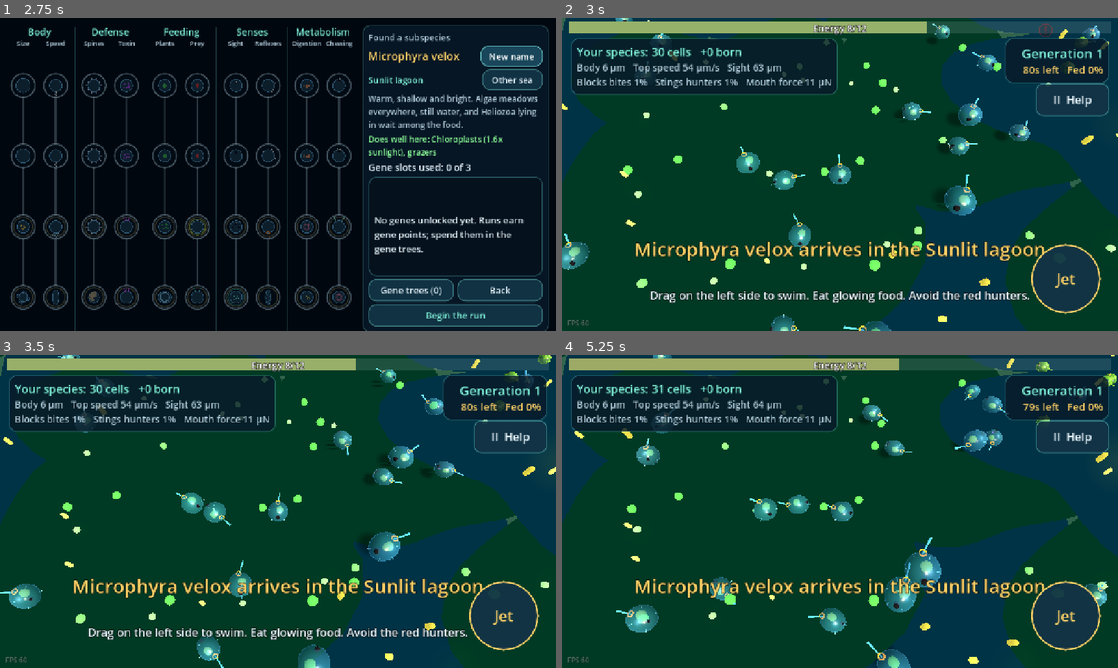
Above: before the commit, frames 1-4 (two rows, left to right).
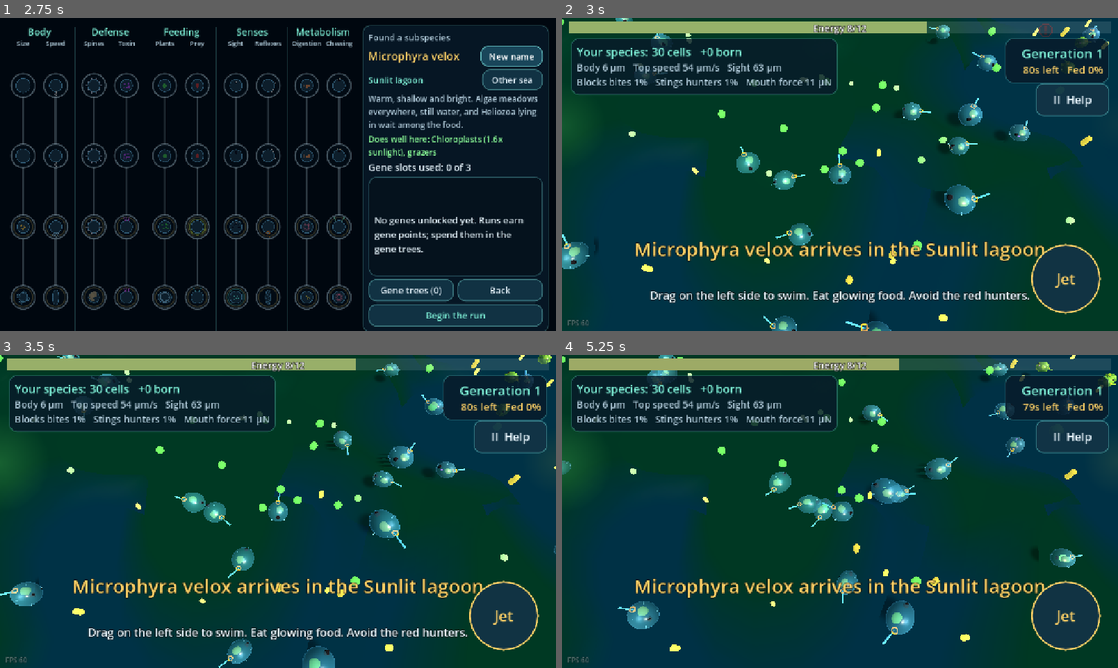
Above: after the commit, the same moments.

Repository: drag0nblad3/Sporelike-
Game: Godot game, scene res://scenes/main.tscn
The game is run twice, just before and just after one commit, with the same random seed, the same clock (stepped at 60 frames per second) and the same inputs.
Inputs (mouse positions are in pixels of both pictures, inside the frame that each line leads up to):
- Up to frame 1 (2.75 s): click "New subspecies" at 0.5 s; click "New name" at 1.25 s; click "New name" at 2 s
- Up to frame 2 (3 s): click "Begin the run" at 2.75 s
- Up to frame 3 (3.5 s): no input
- Up to frame 4 (5.25 s): click "II Help" at 3.5 s; click "Resume" at 4.25 s; move the mouse to (962, 495) at 5.02 s; hold Right (ui_right) from 5.03 s (still down); tap Q at 5.1 s; click (962, 495) at 5.17 s

Frame 1 is identical in both runs. In frame 2, 21% of the frame differs, in the area x 0-100%, y 0-100%; in frame 3, 23%; in frame 4, 25%.

Commit message:
Blur sea region borders and food patch edges
Sea floor colour, water, light and sun now fade across region borders
(SeaBlend averages the seas over a disc around each point), and spawns
near a border (food kinds, plants, rocks, marine snow, currents) mix
both seas. Food patch floors get a see-through rim that fades past
their edge instead of ending in a hard line (FloorBlob).

Co-Authored-By: Claude Opus 5.5 <noreply@anthropic.com>
Claude-Session: https://claude.ai/code/session_01LRZhx4nRJaf5TEK9LzaD5P

Diff:
--- a/scripts/world/arena.gd
+++ b/scripts/world/arena.gd
@@ -2,7 +2,8 @@
 extends Node3D
 ## The ocean around everything: background colour, ambient light and the
 ## sun. They start in the colours of the run's starting Sea and blend
-## toward the sea around the player (follow). The sea floor itself is
+## toward the seas around the player (follow, SeaBlend), fading softly
+## across region borders. The sea floor itself is
 ## drawn chunk by chunk by WorldChunk.
 
 ## How fast the colours blend into a new sea, per second.
@@ -42,7 +43,7 @@
 	_check -= delta
 	if _check <= 0.0:
 		_check = CHECK_INTERVAL
-		_target = SeaMap.at(p)
+		_target = SeaBlend.at(p)
 	var t := clampf(BLEND_RATE * delta, 0.0, 1.0)
 	_env.background_color = _env.background_color.lerp(_target.water, t)
 	_env.ambient_light_color = _env.ambient_light_color.lerp(_target.ambient, t)
--- a/scripts/world/chunk_generator.gd
+++ b/scripts/world/chunk_generator.gd
@@ -64,7 +64,7 @@
 		for gy in GRID:
 			var at := origin + (Vector2(gx, gy) + Vector2(0.5, 0.5)) * cell
 			at += Vector2(rng.randf_range(-1, 1), rng.randf_range(-1, 1)) * cell * JITTER
-			var sea := SeaMap.at(at)
+			var sea := SeaBlend.mixed(at)
 			if _gaps.get_noise_2d(at.x, at.y) < sea.gap_below:
 				continue
 			var kind := _pick_kind(at, sea, rng)
--- a/scripts/world/current_field.gd
+++ b/scripts/world/current_field.gd
@@ -36,7 +36,7 @@
 	var list: Array[CurrentStream] = []
 	var rng := RandomNumberGenerator.new()
 	rng.seed = hash([world_seed, coord.x, coord.y, "current"])
-	var sea := SeaMap.at((Vector2(coord) + Vector2(0.5, 0.5)) * ChunkGenerator.SIZE)
+	var sea := SeaBlend.mixed((Vector2(coord) + Vector2(0.5, 0.5)) * ChunkGenerator.SIZE)
 	if rng.randf() < sea.current_chance:
 		var size := ChunkGenerator.SIZE
 		var from := (Vector2(coord) + Vector2(rng.randf(), rng.randf())) * size
--- a/scripts/world/energy_sources.gd
+++ b/scripts/world/energy_sources.gd
@@ -2,7 +2,7 @@
 extends RefCounted
 ## Energy a cell makes without eating: Chloroplasts photosynthesize in
 ## sunlit algae meadows and Vent symbionts run on vent chemicals at shell
-## beds; the Sea a cell is in (SeaMap) makes either stronger or weaker.
+## beds; the seas around a cell (SeaBlend) make either stronger or weaker.
 ## Where a cell is gets checked a few times a second, not every frame, to
 ## stay cheap with a big population.
 
@@ -61,6 +61,6 @@
 	if org.ambient_timer <= 0.0:
 		org.ambient_timer = CHECK_INTERVAL
 		var at := org.flat_pos()
-		org.ambient_rate = rate(org.genome, kind_at(at, patches), SeaMap.at(at))
+		org.ambient_rate = rate(org.genome, kind_at(at, patches), SeaBlend.at(at))
 	if org.ambient_rate > 0.0:
 		org.absorb(org.ambient_rate * delta)
--- /dev/null
+++ b/scripts/world/floor_blob.gd
@@ -0,0 +1,96 @@
+class_name FloorBlob
+extends RefCounted
+## Builds the coloured floor under a food patch: a solid core following
+## the patch outline, ringed by a see-through rim that fades out past the
+## edge, so meadows, plankton water and trenches melt into the sand and
+## into each other instead of ending in a hard line. Materials are shared
+## per food kind.
+
+## Where the solid core stops and how far past the outline the rim fades,
+## as fractions of the outline's distance from the centre.
+const CORE := 0.85
+const FADE := 1.3
+
+static var _cores := {}
+static var _rims := {}
+
+
+static func build(patch: FoodPatch, y: float) -> MeshInstance3D:
+	var mid := Vector3(patch.center.x, y, patch.center.y)
+	var core := PackedVector3Array()
+	var outer := PackedVector3Array()
+	for p in patch.outline():
+		var out := Vector3(p.x, y, p.y) - mid
+		core.append(mid + out * CORE)
+		outer.append(mid + out * FADE)
+	var mesh := ArrayMesh.new()
+	_add_core(mesh, mid, core)
+	_add_rim(mesh, core, outer, patch.kind.floor_color)
+	mesh.surface_set_material(0, _core_material(patch.kind))
+	mesh.surface_set_material(1, _rim_material(patch.kind))
+	var blob := MeshInstance3D.new()
+	blob.mesh = mesh
+	return blob
+
+
+static func _add_core(mesh: ArrayMesh, mid: Vector3, edge: PackedVector3Array) -> void:
+	var st := SurfaceTool.new()
+	st.begin(Mesh.PRIMITIVE_TRIANGLES)
+	st.set_normal(Vector3.UP)
+	for i in edge.size():
+		st.add_vertex(mid)
+		st.add_vertex(edge[(i + 1) % edge.size()])
+		st.add_vertex(edge[i])
+	st.commit(mesh)
+
+
+static func _add_rim(mesh: ArrayMesh, inner: PackedVector3Array,
+		outer: PackedVector3Array, color: Color) -> void:
+	var solid := Color(color, 1.0)
+	var clear := Color(color, 0.0)
+	var st := SurfaceTool.new()
+	st.begin(Mesh.PRIMITIVE_TRIANGLES)
+	st.set_normal(Vector3.UP)
+	for i in inner.size():
+		var j := (i + 1) % inner.size()
+		_corner(st, inner[i], solid)
+		_corner(st, outer[j], clear)
+		_corner(st, outer[i], clear)
+		_corner(st, inner[i], solid)
+		_corner(st, inner[j], solid)
+		_corner(st, outer[j], clear)
+	st.commit(mesh)
+
+
+static func _corner(st: SurfaceTool, at: Vector3, color: Color) -> void:
+	st.set_color(color)
+	st.add_vertex(at)
+
+
+static func _core_material(kind: FoodKind) -> StandardMaterial3D:
+	if not _cores.has(kind.id):
+		var mat := _base(kind)
+		mat.albedo_color = kind.floor_color
+		_cores[kind.id] = mat
+	return _cores[kind.id]
+
+
+static func _rim_material(kind: FoodKind) -> StandardMaterial3D:
+	if not _rims.has(kind.id):
+		var mat := _base(kind)
+		mat.vertex_color_use_as_albedo = true
+		mat.vertex_color_is_srgb = true
+		mat.transparency = BaseMaterial3D.TRANSPARENCY_ALPHA
+		# Drawn before other see-through things (cell shadows, streaks).
+		mat.render_priority = -1
+		_rims[kind.id] = mat
+	return _rims[kind.id]
+
+
+static func _base(kind: FoodKind) -> StandardMaterial3D:
+	var mat := StandardMaterial3D.new()
+	mat.cull_mode = BaseMaterial3D.CULL_DISABLED
+	if kind.floor_glow > 0.0:
+		mat.emission_enabled = true
+		mat.emission = kind.floor_color * kind.floor_glow
+	return mat
--- a/scripts/world/marine_snow.gd
+++ b/scripts/world/marine_snow.gd
@@ -75,7 +75,7 @@
 func _respawn(i: int, low: float, high: float) -> void:
 	var spot := Vector2.from_angle(rng.randf() * TAU) * rng.randf_range(low, high)
 	var at := Vector2(_center.x, _center.z) + spot
-	var share := float(DENSITY.get(SeaMap.at(at).id, 0.4))
+	var share := float(DENSITY.get(SeaBlend.mixed(at).id, 0.4))
 	_live[i] = 1 if rng.randf() < share else 0
 	_pos[i] = Vector3(at.x, Depth.height(Depth.OPEN), at.y)
 	_drift[i] = Vector3(rng.randf_range(-0.3, 0.3), 0.0, rng.randf_range(-0.3, 0.3))
--- a/scripts/world/rock_field.gd
+++ b/scripts/world/rock_field.gd
@@ -60,6 +60,6 @@
 	var spot := Vector2.from_angle(rng.randf() * TAU) * rng.randf_range(low, high)
 	var at := Vector2(center.x, center.z) + spot
 	var rock := Rock.new()
-	rock.build(Vector3(at.x, 0.0, at.y), SeaMap.at(at).id, rng)
+	rock.build(Vector3(at.x, 0.0, at.y), SeaBlend.mixed(at).id, rng)
 	add_child(rock)
 	return rock
--- /dev/null
+++ b/scripts/world/sea_blend.gd
@@ -0,0 +1,79 @@
+class_name SeaBlend
+extends RefCounted
+## Soft borders between sea regions. SeaMap gives one sea per point with a
+## sharp edge; this averages it over a disc around the point so colours,
+## light and vent strength fade from one sea into the next across about
+## two RADIUS. For things that are spawned (food kinds, plants, rocks)
+## `mixed` instead jitters the lookup, so near a border both seas' kinds
+## mingle and thin out gradually.
+
+## Half the width of the fade between two seas, in world units.
+const RADIUS := 30.0
+## Sample spots per ring; two rings (half and full RADIUS) plus the centre.
+const RING := 8
+
+static var _offsets: PackedVector2Array
+
+
+## A Sea holding the averaged look and strengths around this point. Its
+## id and title are those of the sea right at the point.
+static func at(p: Vector2) -> Sea:
+	var here := SeaMap.at(p)
+	var s := Sea.of(here.id)
+	var water := Color(0, 0, 0)
+	var ambient := Color(0, 0, 0)
+	var sun := Color(0, 0, 0)
+	var floor_color := Color(0, 0, 0)
+	var energy := 0.0
+	var light := 0.0
+	var vents := 0.0
+	var food := 0.0
+	var offsets := _ring_offsets()
+	for offset in offsets:
+		var near := SeaMap.at(p + offset)
+		water += near.water
+		ambient += near.ambient
+		sun += near.sun
+		floor_color += near.floor_color
+		energy += near.sun_energy
+		light += near.light
+		vents += near.vents
+		food += near.food
+	var n := float(offsets.size())
+	s.water = water / n
+	s.ambient = ambient / n
+	s.sun = sun / n
+	s.floor_color = floor_color / n
+	s.sun_energy = energy / n
+	s.light = light / n
+	s.vents = vents / n
+	s.food = food / n
+	return s
+
+
+## Only the averaged sea floor colour, for the many floor vertices.
+static func floor_at(p: Vector2) -> Color:
+	var sum := Color(0, 0, 0)
+	var offsets := _ring_offsets()
+	for offset in offsets:
+		sum += SeaMap.at(p + offset).floor_color
+	return sum / float(offsets.size())
+
+
+## The sea at a spot near this point, picked the same way every time for
+## the same point, so spawns near a border mix both seas.
+static func mixed(p: Vector2) -> Sea:
+	var h := hash(Vector2i(roundi(p.x * 8.0), roundi(p.y * 8.0)))
+	var angle := float(h & 0xffff) / 65536.0 * TAU
+	var reach := RADIUS * sqrt(float((h >> 16) & 0xffff) / 65536.0)
+	return SeaMap.at(p + Vector2.from_angle(angle) * reach)
+
+
+static func _ring_offsets() -> PackedVector2Array:
+	if _offsets.is_empty():
+		_offsets.append(Vector2.ZERO)
+		for i in RING:
+			var angle := TAU * i / RING
+			_offsets.append(Vector2.from_angle(angle) * RADIUS * 0.5)
+			_offsets.append(Vector2.from_angle(angle + PI / RING) * RADIUS)
+	return _offsets
--- a/scripts/world/seaweed_bed.gd
+++ b/scripts/world/seaweed_bed.gd
@@ -75,7 +75,7 @@
 
 func _plant(center: Vector3, low: float, high: float) -> Seaweed:
 	var spot := Vector2.from_angle(rng.randf() * TAU) * rng.randf_range(low, high)
-	var sea_id := SeaMap.at(Vector2(center.x, center.z) + spot).id
+	var sea_id := SeaBlend.mixed(Vector2(center.x, center.z) + spot).id
 	var kind := PlantKind.raft(sea_id) if raft else PlantKind.for_sea(sea_id)
 	var at := (spot / sqrt(kind.density)).limit_length(DROP * 0.9)
 	var weed := Seaweed.new()
--- a/scripts/world/world_chunk.gd
+++ b/scripts/world/world_chunk.gd
@@ -1,8 +1,11 @@
 class_name WorldChunk
 extends Node3D
-## One loaded square of sea floor: its tinted ground tile, the floor blobs
+## One loaded square of sea floor: its tinted ground, the soft floor blobs
 ## under its food patches, the currents that start here and any giant
 ## teaser of the next stage. The food itself lives in FoodField.
+
+## Ground squares per chunk side; their corners carry the floor colour.
+const GROUND_GRID := 6
 
 var coord := Vector2i.ZERO
 var patches: Array[FoodPatch] = []
@@ -19,15 +22,7 @@
 
 
 func _ready() -> void:
-	var size := ChunkGenerator.SIZE
-	var tile := PlaneMesh.new()
-	tile.size = Vector2(size, size)
-	var ground := MeshInstance3D.new()
-	ground.mesh = tile
-	var middle := (Vector2(coord) + Vector2(0.5, 0.5)) * size
-	ground.material_override = _material(SeaMap.at(middle).floor_color, 0.0)
-	ground.position = Vector3((coord.x + 0.5) * size, -1.4, (coord.y + 0.5) * size)
-	add_child(ground)
+	add_child(_ground())
 	# Blobs overlap, also across chunk edges, so each gets its own clear
 	# height step (neighbouring chunks start at different heights) to
 	# keep them from flickering through each other.
@@ -35,36 +30,41 @@
 	for patch in patches:
 		y += 0.012
 		if not patch.hidden:
-			_disc(patch, y)
+			add_child(FloorBlob.build(patch, y))
 	for stream in streams:
 		add_child(CurrentView.new(stream))
 	if teaser:
 		add_child(teaser)
 
 
-## A flat blob following the patch's outline, as a triangle fan.
-func _disc(patch: FoodPatch, y: float) -> void:
-	var edge := patch.outline()
+## The sand under the chunk, a grid whose corners take the blended colour
+## of the seas around them (SeaBlend), so region borders fade softly and
+## neighbouring chunks meet without a seam.
+func _ground() -> MeshInstance3D:
+	var size := ChunkGenerator.SIZE
+	var step := size / GROUND_GRID
+	var origin := Vector2(coord) * size
+	var colors := PackedColorArray()
+	for gy in GROUND_GRID + 1:
+		for gx in GROUND_GRID + 1:
+			colors.append(SeaBlend.floor_at(origin + Vector2(gx, gy) * step))
 	var st := SurfaceTool.new()
 	st.begin(Mesh.PRIMITIVE_TRIANGLES)
 	st.set_normal(Vector3.UP)
-	for i in edge.size():
-		var a := edge[i]
-		var b := edge[(i + 1) % edge.size()]
-		st.add_vertex(Vector3(patch.center.x, y, patch.center.y))
-		st.add_vertex(Vector3(b.x, y, b.y))
-		st.add_vertex(Vector3(a.x, y, a.y))
-	var blob := MeshInstance3D.new()
-	blob.mesh = st.commit()
-	blob.material_override = _material(patch.kind.floor_color, patch.kind.floor_glow)
-	add_child(blob)
-
-
-static func _material(color: Color, glow: float) -> StandardMaterial3D:
+	for gy in GROUND_GRID:
+		for gx in GROUND_GRID:
+			for corner: Vector2i in [Vector2i(0, 0), Vector2i(1, 0), Vector2i(1, 1),
+					Vector2i(0, 0), Vector2i(1, 1), Vector2i(0, 1)]:
+				var cx := gx + corner.x
+				var cy := gy + corner.y
+				st.set_color(colors[cy * (GROUND_GRID + 1) + cx])
+				var p := origin + Vector2(cx, cy) * step
+				st.add_vertex(Vector3(p.x, -1.4, p.y))
+	var ground := MeshInstance3D.new()
+	ground.mesh = st.commit()
 	var mat := StandardMaterial3D.new()
-	mat.albedo_color = color
+	mat.vertex_color_use_as_albedo = true
+	mat.vertex_color_is_srgb = true
 	mat.cull_mode = BaseMaterial3D.CULL_DISABLED
-	if glow > 0.0:
-		mat.emission_enabled = true
-		mat.emission = color * glow
-	return mat
+	ground.material_override = mat
+	return ground
